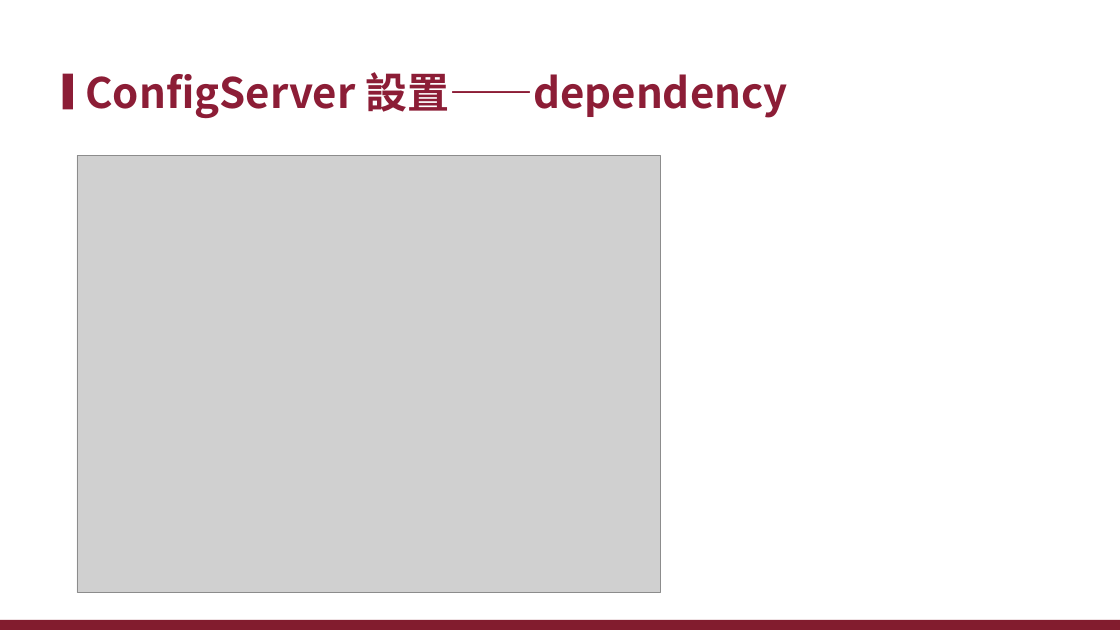
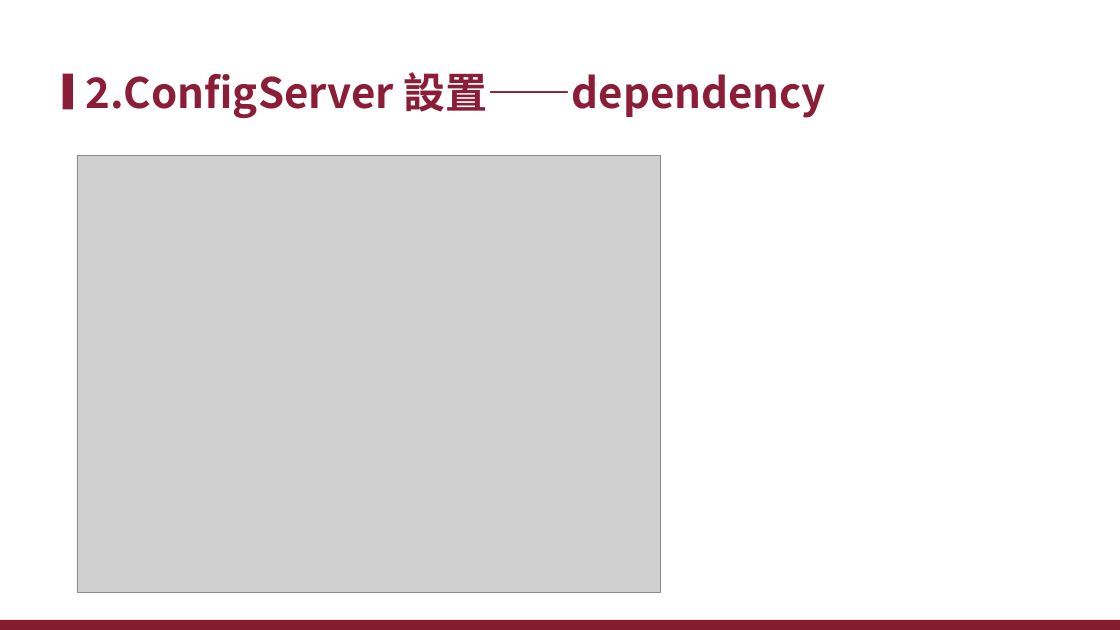
Before and after one commit to xiauchen/4__ConfigAndConsul, a slide deck: slide 18 of 空白PPT.pptx (slide 7 before the commit). Drawn at 1120x630 pixels with LibreOffice and Linux fonts; fonts in the diff are those of the drawing; grey boxes stand for pictures; background and template pictures are left out. Boxes give left, top, right and bottom in pixels: in the first picture for what was removed or moved away, otherwise in the second. Text is boxed around its words. In the diff, an @@ line names an element or a change of style, - is before the commit and + after.

Commit message:
config ptt compleat'

```diff
--- a/空白PPT.pptx
+++ b/空白PPT.pptx
@@ title at <box>85,72,826,118</box>: text changed @@
-ConfigServer 設置——dependency
+2.ConfigServer 設置——dependency
```
Also in this commit, not shown: 13 other slides changed, 17 slides added, 10 slides removed, 4 other files.
